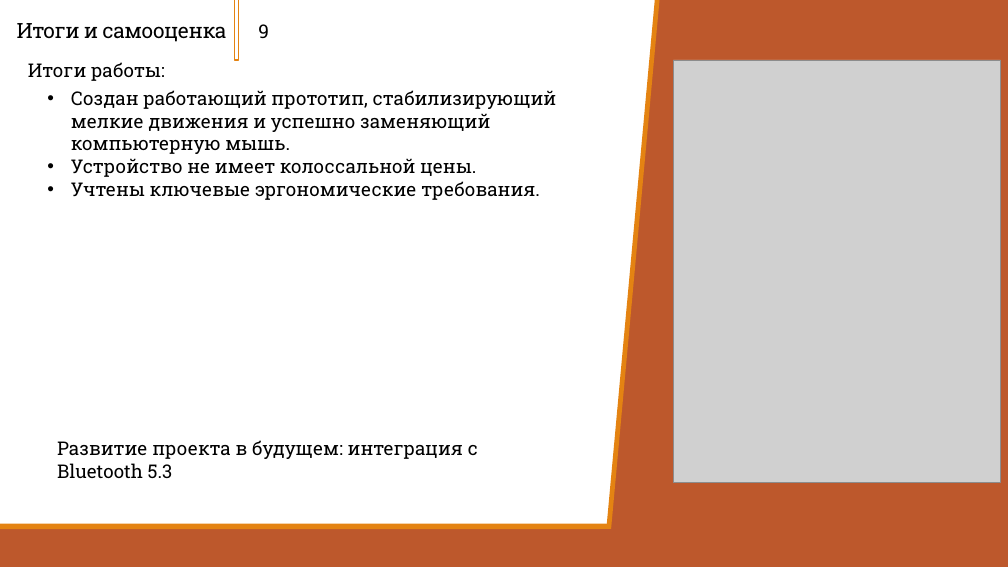
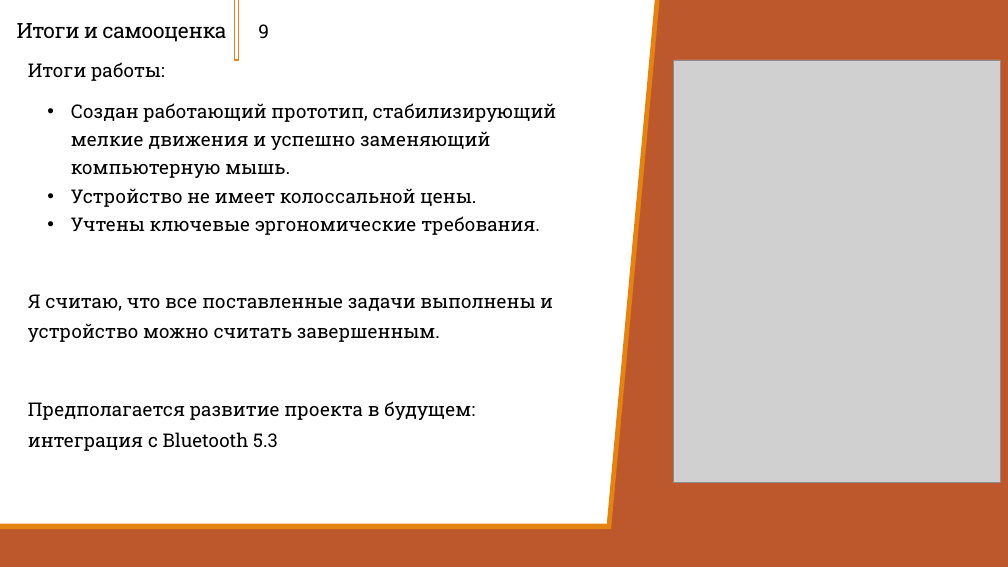
Before and after one commit to Zerocummer/Mmm-Yummers, a slide deck: slide 9 of Мышка для людей с ОВЗ/Документы/Презентация о манипуляторе.pptx. Drawn at 1008x567 pixels with LibreOffice and Linux fonts; fonts in the diff are those of the drawing; grey boxes stand for pictures. Boxes give left, top, right and bottom in pixels: in the first picture for what was removed or moved away, otherwise in the second. Text is boxed around its words. In the diff, an @@ line names an element or a change of style, - is before the commit and + after.

```diff
--- a/Мышка для людей с ОВЗ/Документы/Презентация о манипуляторе.pptx
+++ b/Мышка для людей с ОВЗ/Документы/Презентация о манипуляторе.pptx
@@ text "Создан работающий прототип, стабилизирующий мелкие ..." moved from (x1=71, y1=90, x2=557, y2=200) to (x1=71, y1=103, x2=557, y2=235) @@
@@ text "Создан работающий прототип, стабилизирующий мелкие ..." at (x1=71, y1=103, x2=557, y2=235): line spacing 1 to 27pt @@
@@ text added at (x1=28, y1=294, x2=553, y2=342), 18 pt, text #000000 @@
+Я считаю, что все поставленные задачи выполнены и устройство можно считать завершенным.
@@ text at (x1=28, y1=401, x2=475, y2=451): text changed @@
-Развитие проекта в будущем: интеграция c Bluetooth 5.3
+Предполагается развитие проекта в будущем: интеграция c Bluetooth 5.3
```
Also in this commit, not shown: 2 other slides changed.
